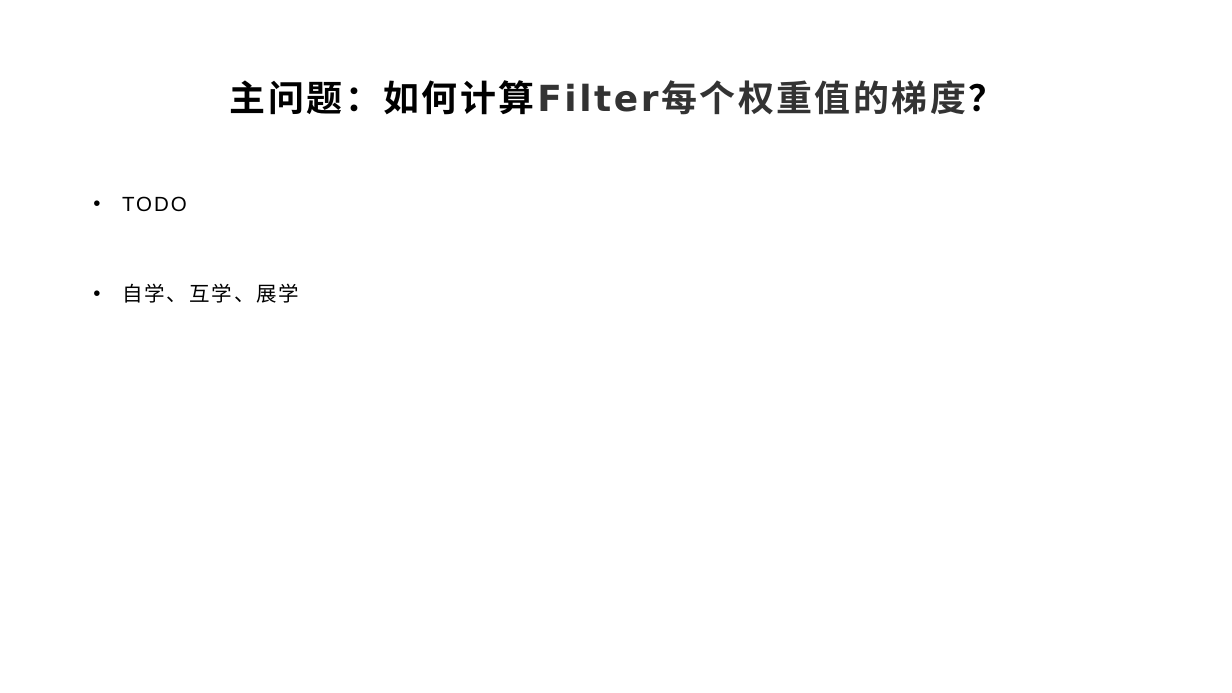
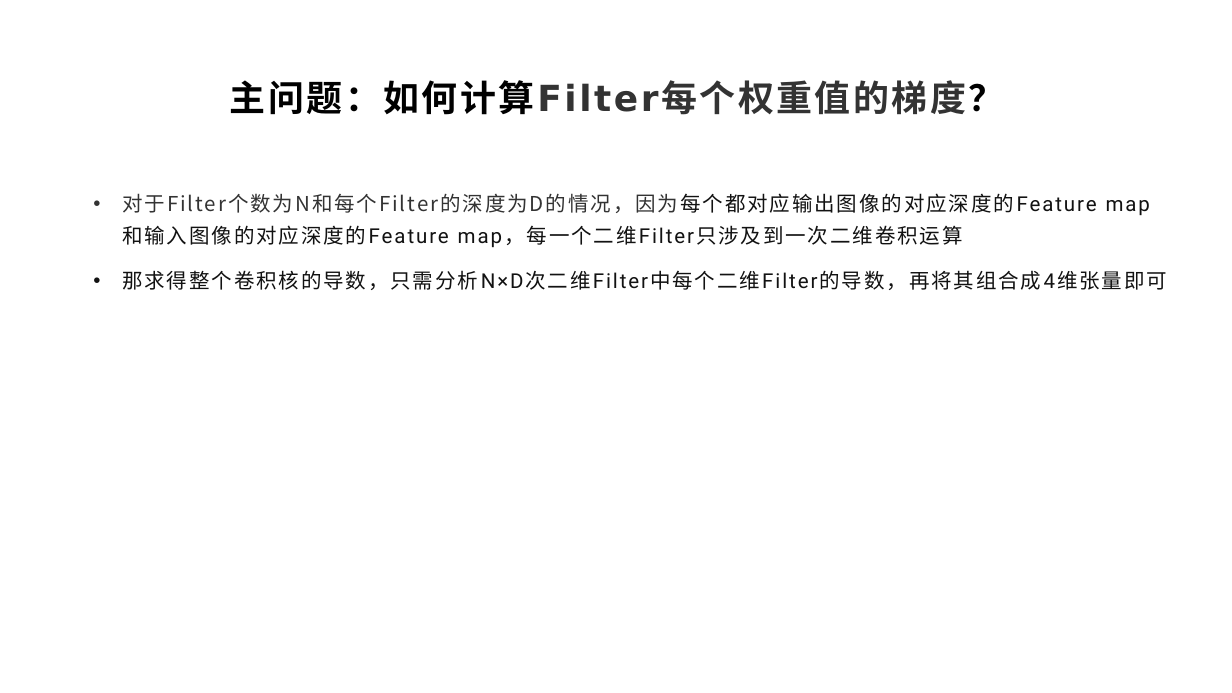
Before and after one commit to yyc-git/DeepLearningEdu, a slide deck: slide 26 of lessons/10_conv_layer_backward/ppt/卷积层的后向传播推导.pptx (slide 21 before the commit). Drawn at 1232x693 pixels with LibreOffice and Linux fonts; fonts in the diff are those of the drawing; background and template pictures are left out. Boxes give left, top, right and bottom in pixels: in the first picture for what was removed or moved away, otherwise in the second. Text is boxed around its words. In the diff, an @@ line names an element or a change of style, - is before the commit and + after.

```diff
--- a/lessons/10_conv_layer_backward/ppt/卷积层的后向传播推导.pptx
+++ b/lessons/10_conv_layer_backward/ppt/卷积层的后向传播推导.pptx
@@ text at box(122, 193, 1167, 290): text changed; font Arial to Roboto; text colour #000000 to #121212 @@
-• TODO
-• 自学、互学、展学
+• 对于Filter个数为N和每个Filter的深度为D的情况，因为每个都对应输出图像的对应深度的Feature map和输入图像的对应深度的Feature map，每一个二维Filter只涉及到一次二维卷积运算
+• 那求得整个卷积核的导数，只需分析N×D次二维Filter中每个二维Filter的导数，再将其组合成4维张量即可
```
Also in this commit, not shown: 4 other slides changed, 2 slides added.
